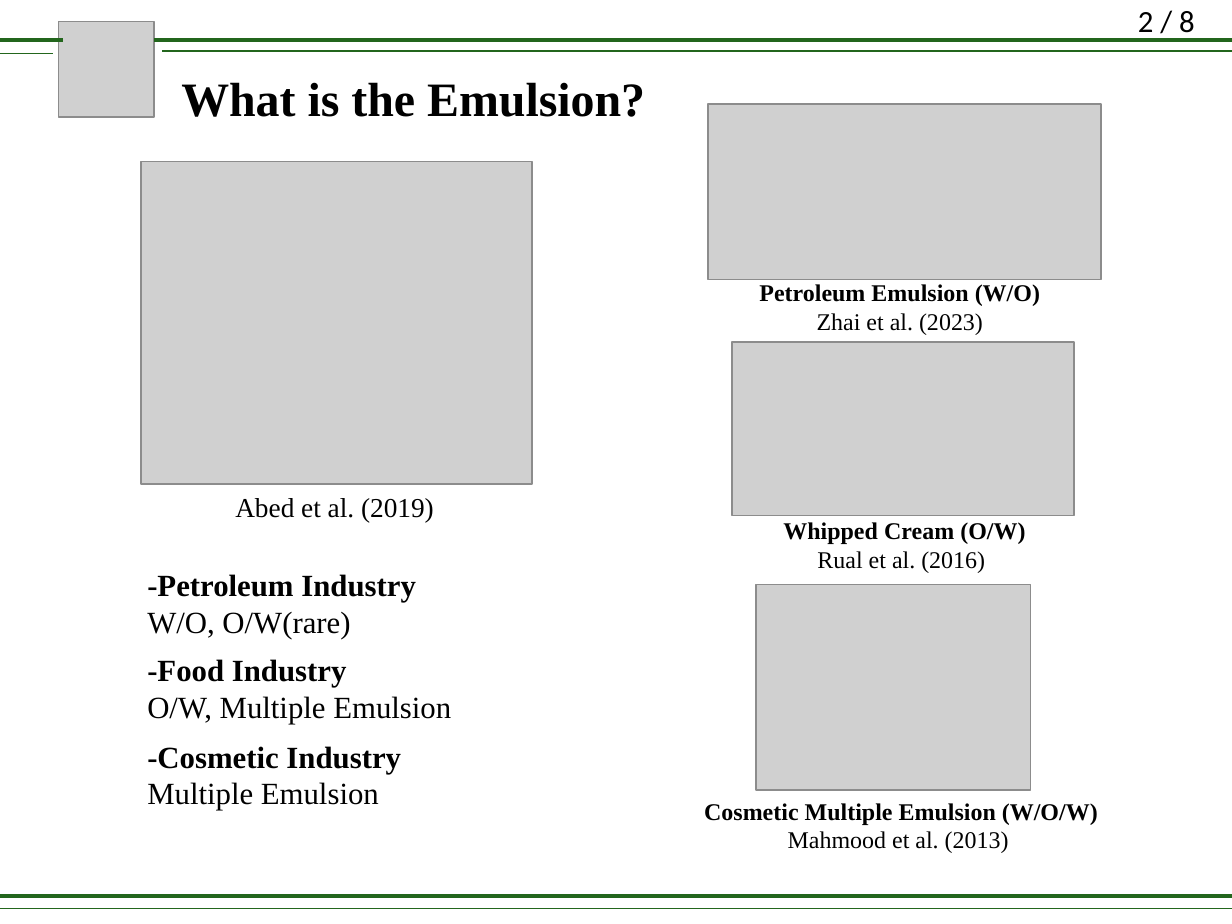
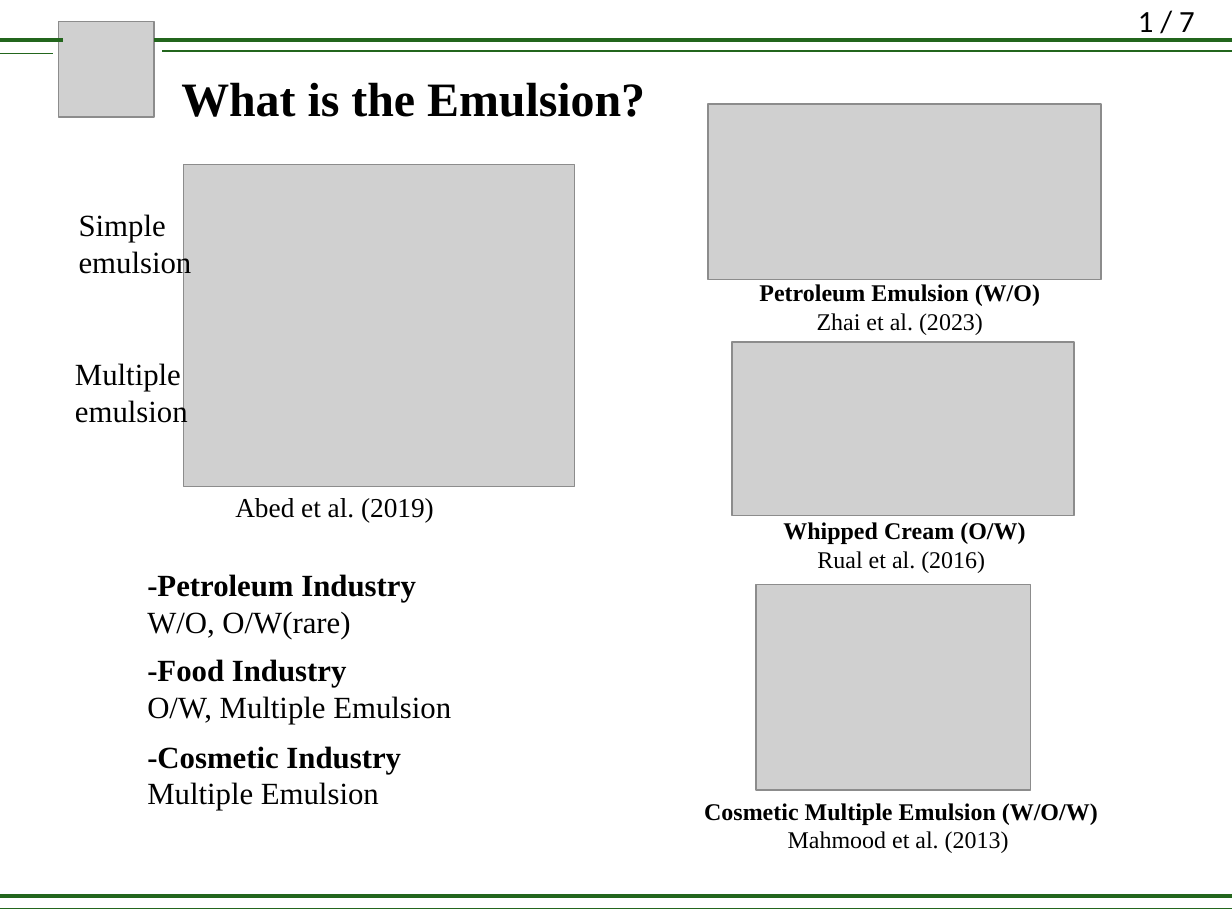
Before and after one commit to lirifuzui/UVPReader, a slide deck: slide 2 of RM_01.pptx. Drawn at 1232x924 pixels with LibreOffice and Linux fonts; fonts in the diff are those of the drawing; grey boxes stand for pictures. Boxes give left, top, right and bottom in pixels: in the first picture for what was removed or moved away, otherwise in the second. Text is boxed around its words. In the diff, an @@ line names an element or a change of style, - is before the commit and + after.

```diff
--- a/RM_01.pptx
+++ b/RM_01.pptx
@@ page number at (x1=1138, y1=12, x2=1195, y2=40): text changed @@
-2 / 8
+1 / 7
@@ picture moved from (x1=142, y1=161, x2=532, y2=483) to (x1=184, y1=164, x2=574, y2=485) @@
@@ text added at (x1=79, y1=214, x2=192, y2=279), 18 pt, text #000000 @@
+Simple
+emulsion
@@ text added at (x1=75, y1=363, x2=188, y2=428), 18 pt, text #000000 @@
+Multiple
+emulsion
```
Also in this commit, not shown: 6 other slides changed, 1 other file.
